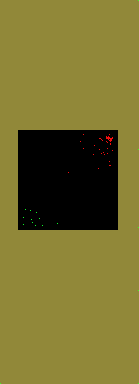
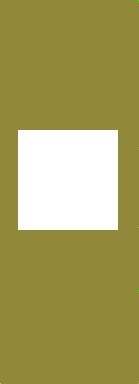
Before/after of a w=139, h=384 layered artwork. What changed in the layer stack:
painted on "Layer 0" over [18, 130, 118, 230]
